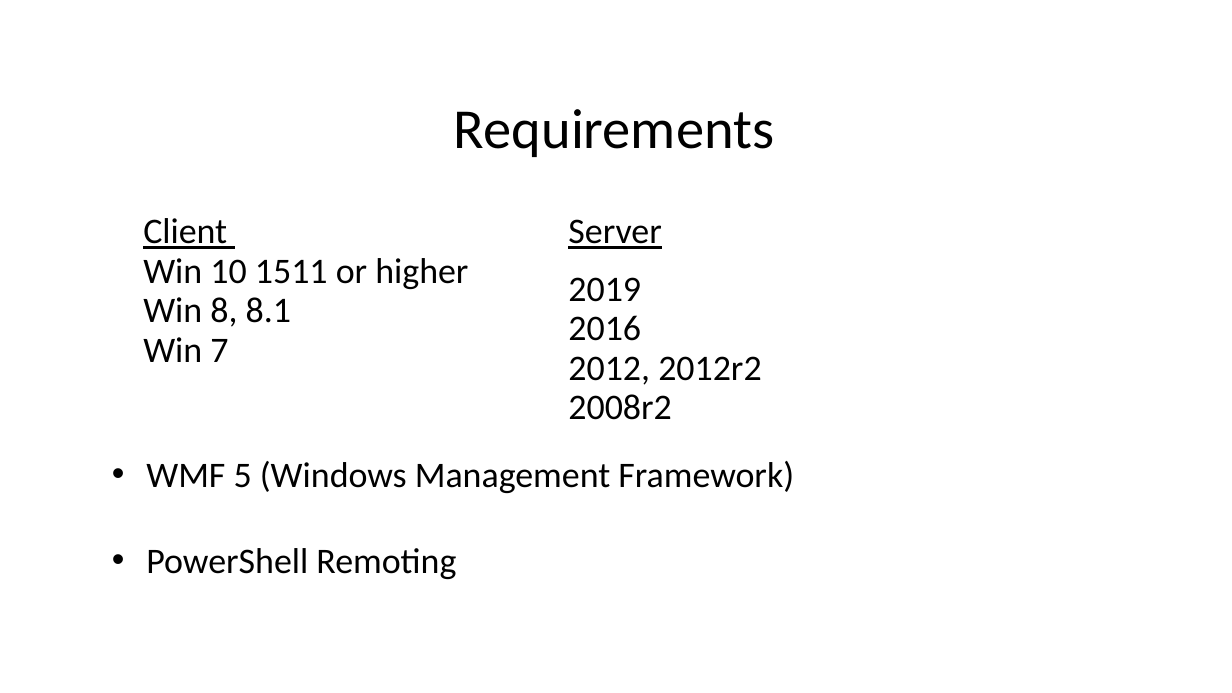
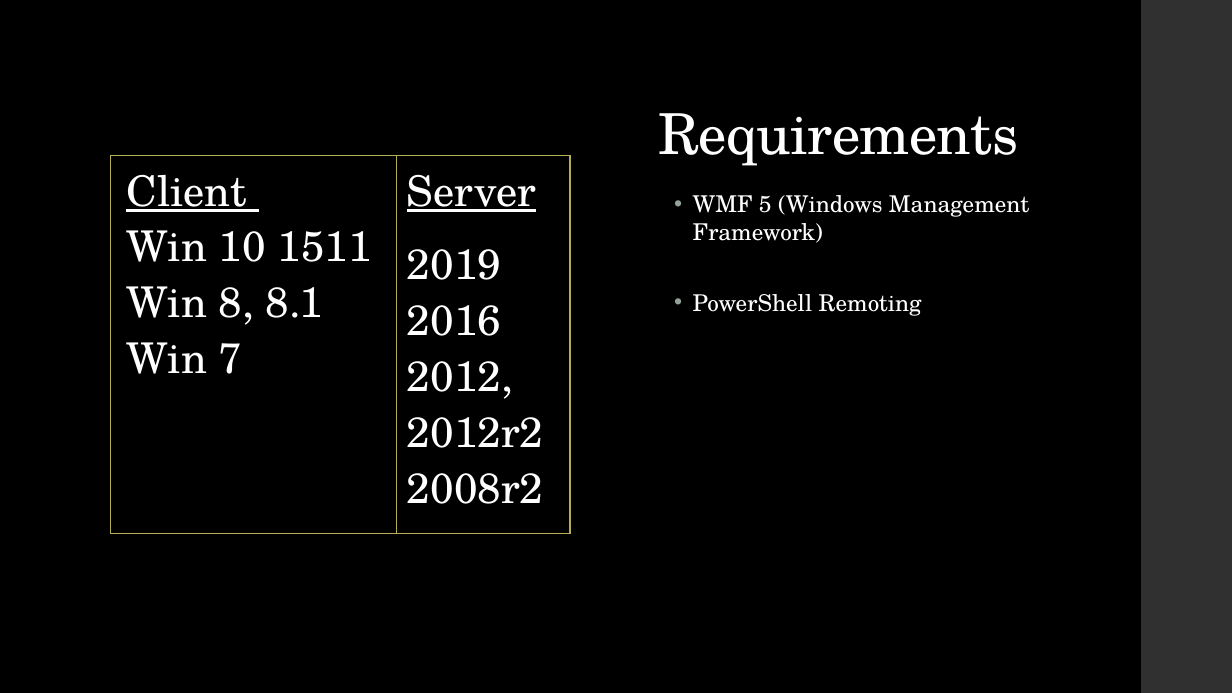
Before and after one commit to P0w3rChi3f/JEA-Just-Enough-Admin, a slide deck: slide 7 of Docs/PowerShell JEA.pptx. Drawn at 1232x693 pixels with LibreOffice and Linux fonts; fonts in the diff are those of the drawing; background and template pictures are left out. Boxes give left, top, right and bottom in pixels: in the first picture for what was removed or moved away, otherwise in the second. Text is boxed around its words. In the diff, an @@ line names an element or a change of style, - is before the commit and + after.

Commit message:
Updated PPT

```diff
--- a/Docs/PowerShell JEA.pptx
+++ b/Docs/PowerShell JEA.pptx
@@ background #FFFFFF to #000000 @@
@@ rectangle added at (1141,0,1232,693), fill #303030 @@
@@ text "Requirements": place and size @@
-text "Requirements" at (454,109,774,157)
+text "Requirements" at (658,113,1018,166)
@@ text "Requirements" at (658,113,1018,166): font Calibri to TeX Gyre Schola, text colour #000000 to #FFFFFF, letter spacing 0 to -0.5 pt; alignment centre to left; more space between paragraphs; vertical alignment middle to bottom @@
@@ table at (111,156,570,534) @@
-row 1, column 1: Client Win 10 1511 or higher Win 8, 8.1 Win 7
+row 1, column 1: Client Win 10 1511 Win 8, 8.1 Win 7
@@ size 28 to 33 pt, font Calibri to TeX Gyre Schola, text colour #000000 to #FFFFFF in "Server", "2019 2016 2012, 2012r2 2008r2" @@
@@ borders changed @@
@@ table: place and size @@
-table at (129,208,989,486)
+table at (111,156,570,534)
@@ text "WMF 5 (Windows Management Framework)": place and size @@
-text "WMF 5 (Windows Management Framework)" at (146,461,794,579)
+text "WMF 5 (Windows Management Framework)" at (693,195,1030,316)
@@ text "WMF 5 (Windows Management Framework)" at (693,195,1030,316): size 28 to 18 pt, font Calibri to TeX Gyre Schola, text colour #000000 to #FFFFFF; indent changed; more space between paragraphs; bullet colour #000000 to #93A299 @@
```
Also in this commit, not shown: 16 other slides changed, 2 slides added, 2 slides removed, 1 other file.
